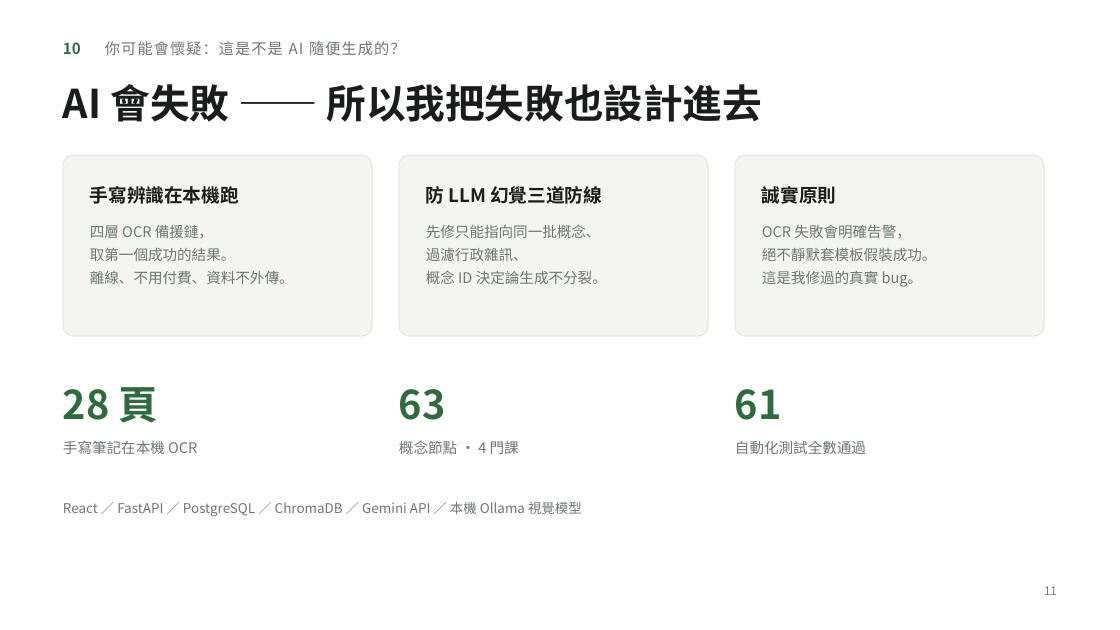
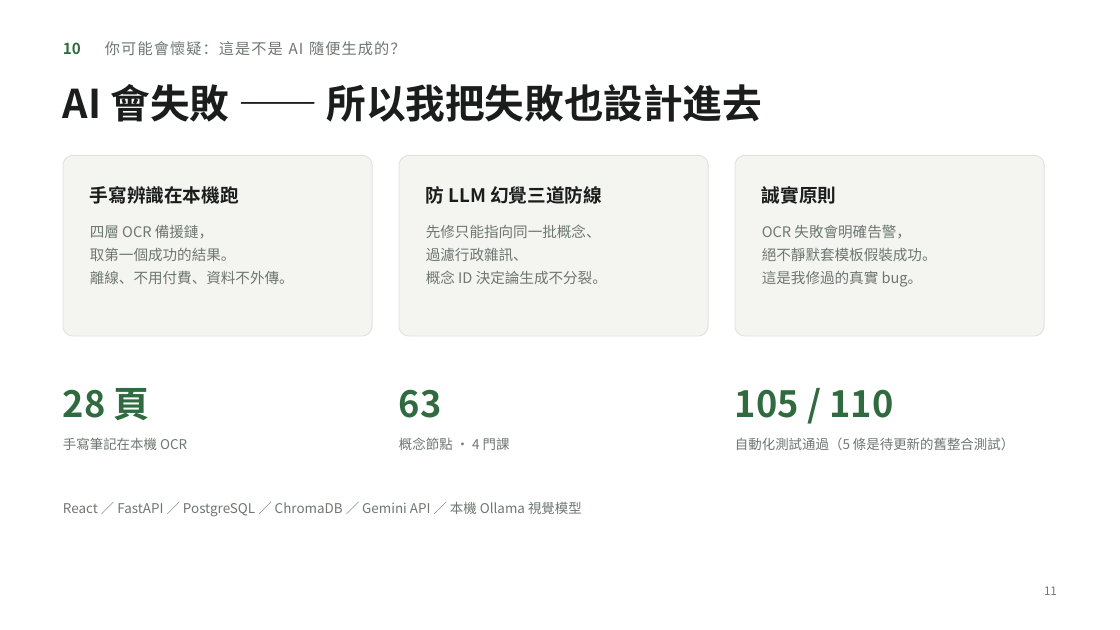
Before and after one commit to PeterTasi/avocado, a slide deck: slide 11 of AdaptLearn-6min.pptx. Drawn at 1120x630 pixels with LibreOffice and Linux fonts; fonts in the diff are those of the drawing. Boxes give left, top, right and bottom in pixels: in the first picture for what was removed or moved away, otherwise in the second. Text is boxed around its words. In the diff, an @@ line names an element or a change of style, - is before the commit and + after.

```diff
--- a/AdaptLearn-6min.pptx
+++ b/AdaptLearn-6min.pptx
@@ text "28 頁" at <box>63,388,150,420</box>: size 34 to 31 pt @@
@@ text "63" at <box>399,389,442,418</box>: size 34 to 31 pt @@
@@ text at <box>735,389,893,418</box>: text changed; size 34 to 31 pt @@
-61
+105 / 110
@@ text "手寫筆記在本機 OCR" at <box>63,438,187,450</box>: size 12.5 to 11.5 pt; line spacing 1 to 17pt; vertical alignment middle to top @@
@@ text "概念節點 · 4 門課" at <box>399,438,510,450</box>: size 12.5 to 11.5 pt; line spacing 1 to 17pt; vertical alignment middle to top @@
@@ text at <box>735,438,1014,450</box>: text changed; size 12.5 to 11.5 pt @@
-自動化測試全數通過
+自動化測試通過（5 條是待更新的舊整合測試）
@@ text "自動化測試通過（5 條是待更新的舊整合測試）" at <box>735,438,1014,450</box>: vertical alignment middle to top @@
```
Also in this commit, not shown: 1 other file.
